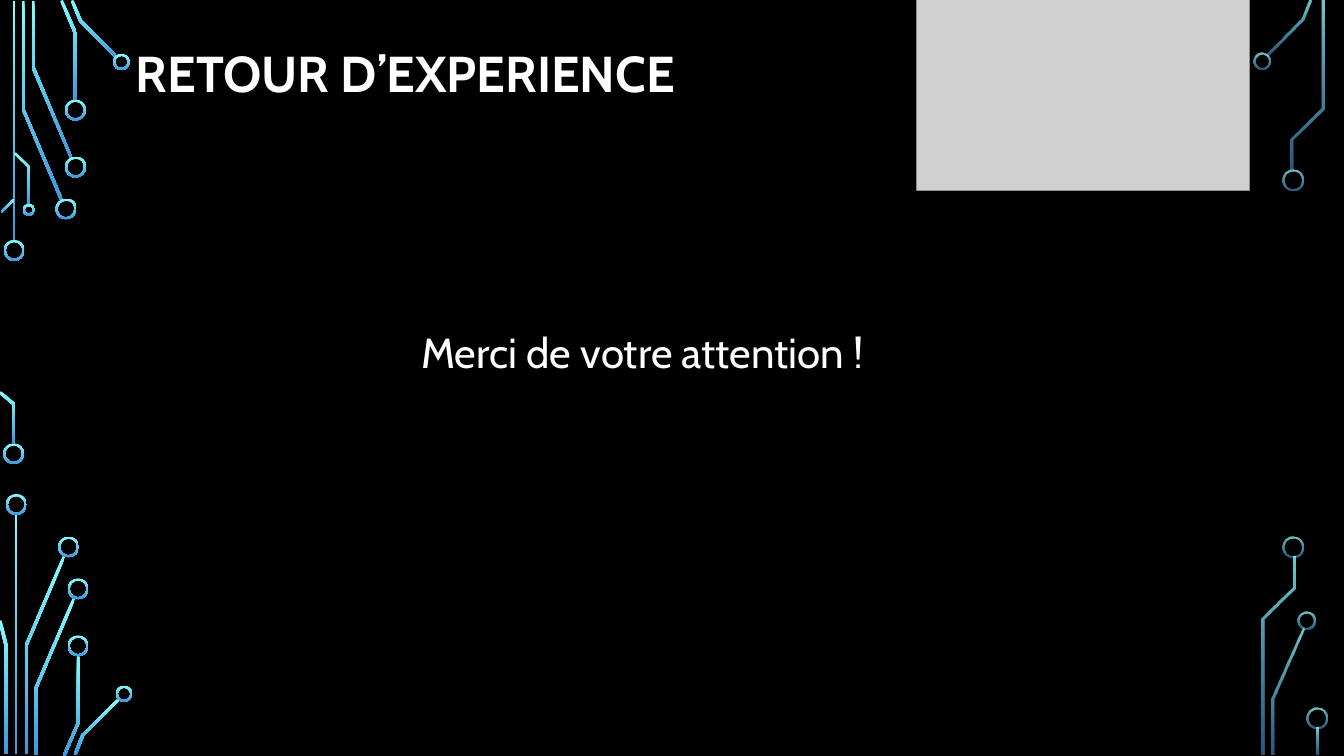
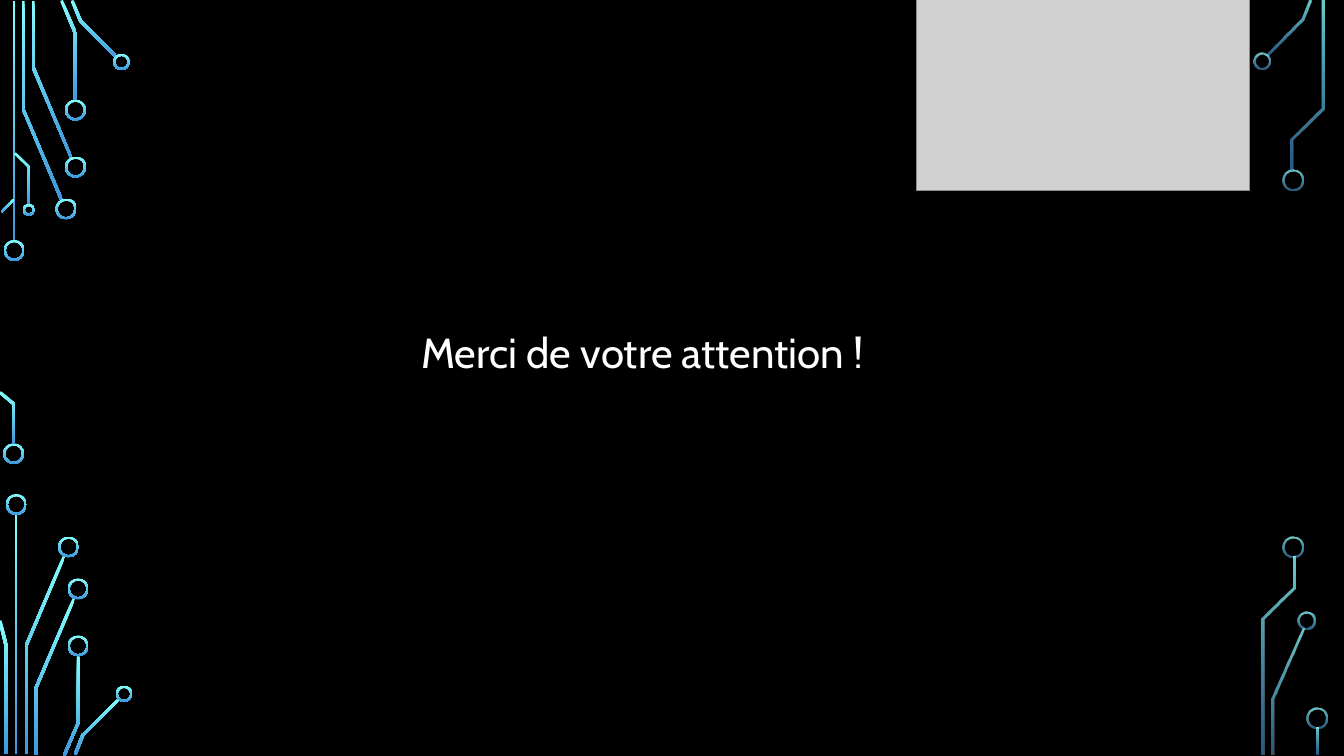
Before and after one commit to JNC-Hub/CUBES-3-GROUPE, a slide deck: slide 19 of Documentation/Présentation/cubes3Groupe.pptx. Drawn at 1344x756 pixels with LibreOffice and Linux fonts; fonts in the diff are those of the drawing; grey boxes stand for pictures; background and template pictures are left out. Boxes give left, top, right and bottom in pixels: in the first picture for what was removed or moved away, otherwise in the second. Text is boxed around its words. In the diff, an @@ line names an element or a change of style, - is before the commit and + after.

Commit message:
powerpoint

```diff
--- a/Documentation/Présentation/cubes3Groupe.pptx
+++ b/Documentation/Présentation/cubes3Groupe.pptx
@@ title removed at bbox=[136, 54, 675, 93] @@
-RETOUR D’EXPERIENCE
```
Also in this commit, not shown: 1 other slide changed.
